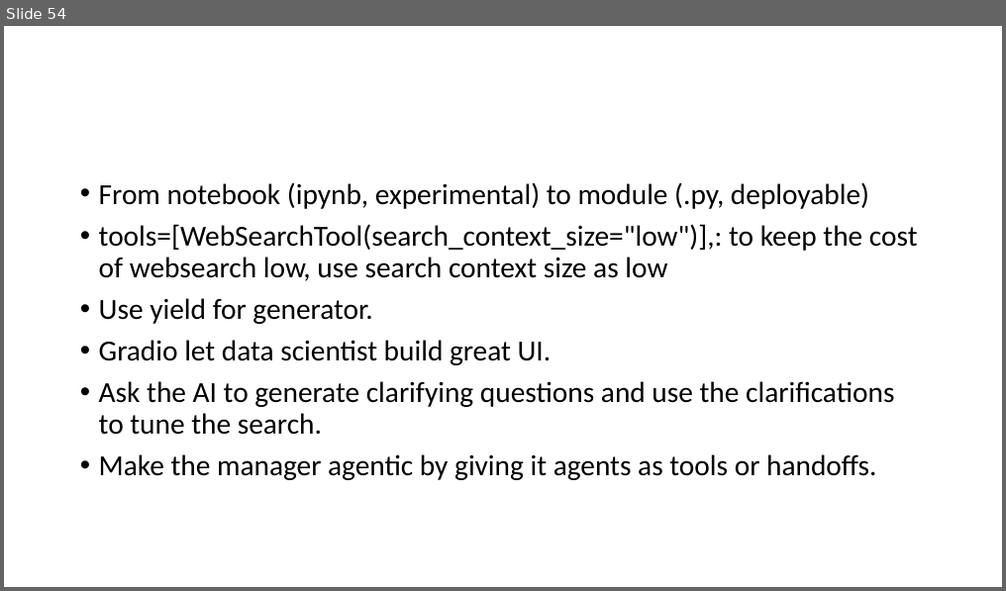
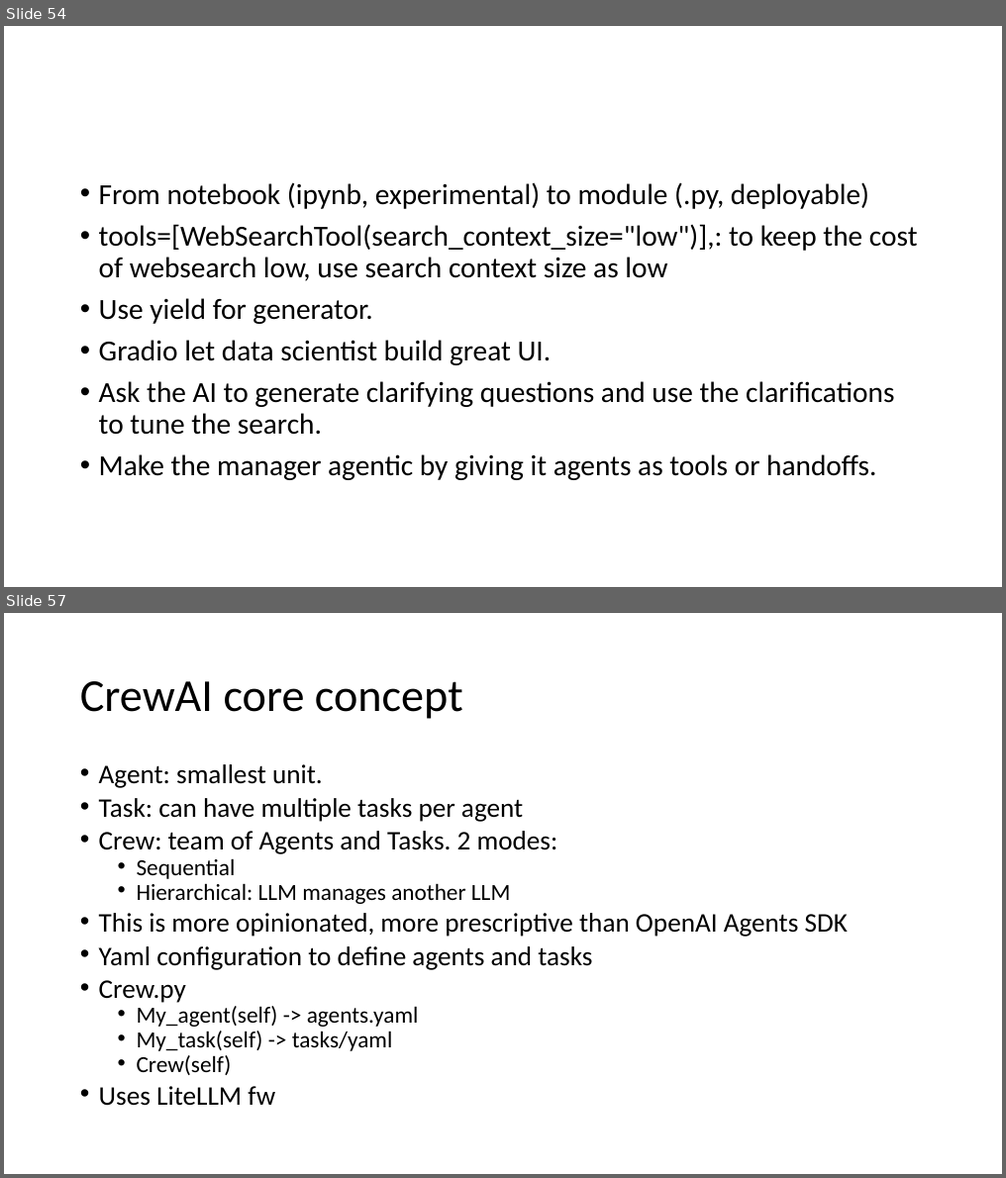
Before and after one commit to kindaichinisan/agents, a slide deck: wj_folder/AI Engineer Agentic Track.pptx. Shown one above the other, each under a label of ours: slide 54 before the commit, slides 54 and 57 after it; the slides between them are not shown. The pictures are 1006x591 and 1006x1178 pixels, drawn with LibreOffice and Linux fonts; fonts in the diff are those of the drawing. Boxes give left, top, right and bottom in pixels: in the first picture for what was removed or moved away, otherwise in the second. Text is boxed around its words. In the diff, an @@ line names an element or a change of style, - is before the commit and + after.

```diff
--- a/wj_folder/AI Engineer Agentic Track.pptx
+++ b/wj_folder/AI Engineer Agentic Track.pptx
@@ slide 57 added at [4,613,1002,1174], background #FFFFFF @@
@@ title added at [80,681,463,719], 44 pt, text #000000 @@
+CrewAI core concept
@@ text added at [99,764,847,1106], 25.9 pt, text #000000 @@
+• Agent: smallest unit.
+• Task: can have multiple tasks per agent
+• Crew: team of Agents and Tasks. 2 modes:
+  • Sequential
+  • Hierarchical: LLM manages another LLM
+• This is more opinionated, more prescriptive than OpenAI Agents SDK
+• Yaml configuration to define agents and tasks
+• Crew.py
+  • My_agent(self) -> agents.yaml
+  • My_task(self) -> tasks/yaml
+  • Crew(self)
+• Uses LiteLLM fw
```
Also in this commit, not shown: 3 other slides added, 9 other files.
